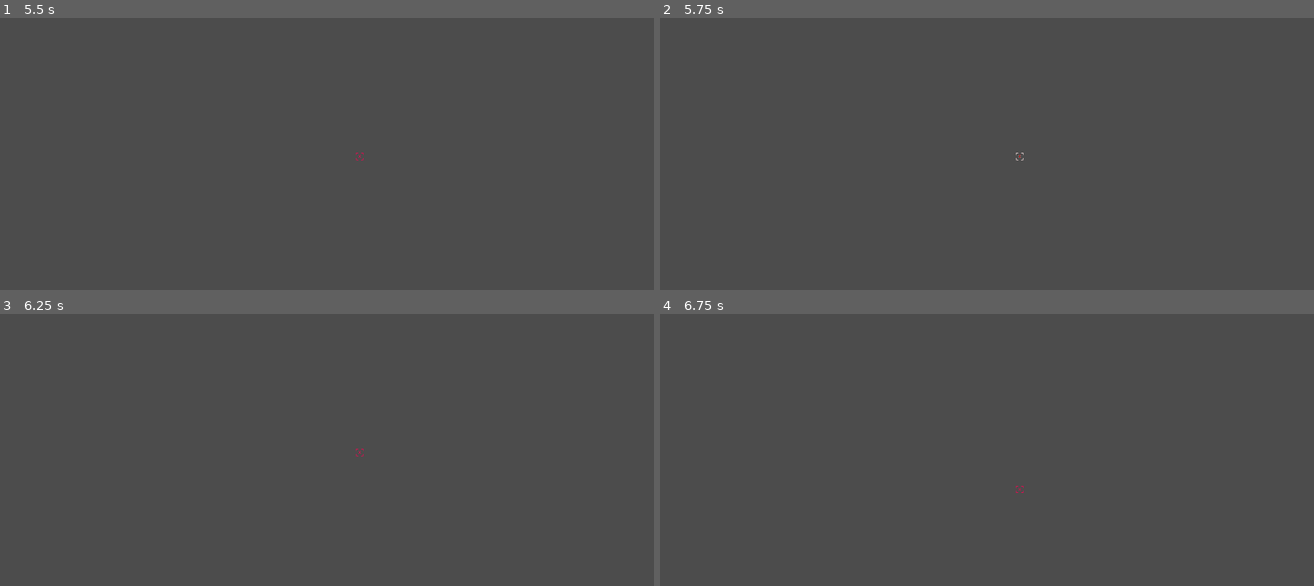
Above: before the commit, frames 1-4 (two rows, left to right).
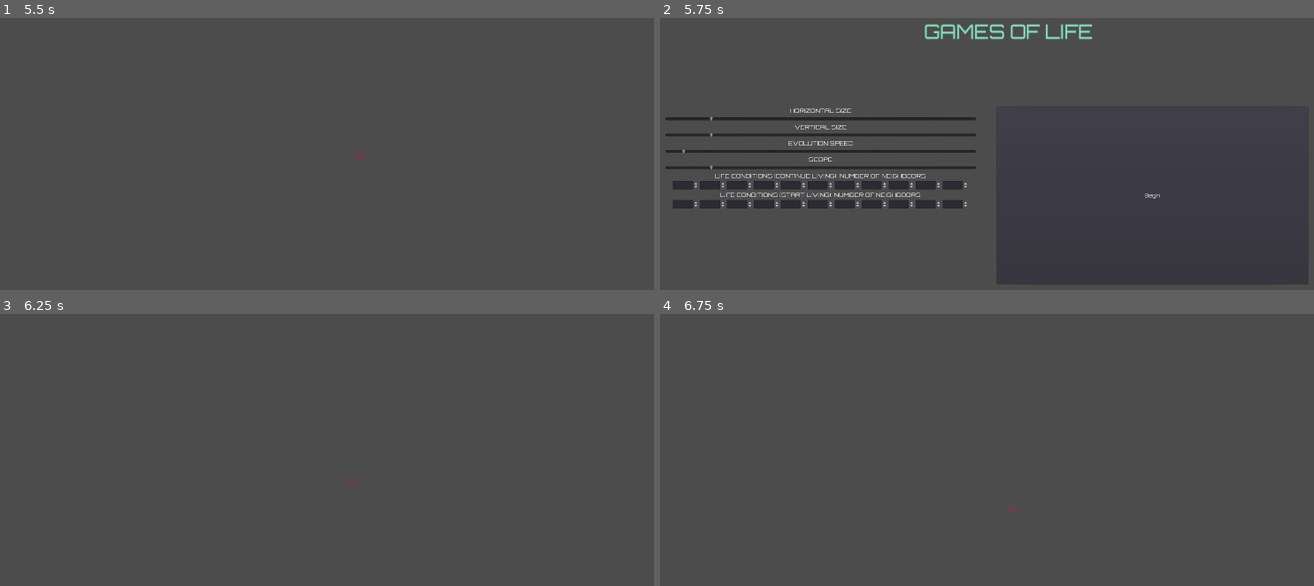
Above: after the commit, the same moments.

Repository: Synectome/GamesOfLife
Game: Godot game, scene res://Menu/Main.tscn
Same seed, same stepped clock (60 frames per second), same inputs: the game is played once before the commit and once after it.
Inputs (mouse positions are in pixels of both pictures, inside the frame that each line leads up to):
- Up to frame 1 (5.5 s): click "Begin" at 0.5 s; tap Enter (toggle_play) at 1.25, 2.75, 4.25 s; move the mouse to (503, 164) at 1.27 s; hold Right (ui_right) 1.28-2.03 s; hold C (clear, bound only after the commit) 1.28-2.03 s; tap Space (ui_select) at 1.52, 2, 2.27, 3.5, 3.77, 4.52, 5, 5.27 s; move the mouse to (209, 200) at 2.02 s; hold Down (ui_down) 2.03-2.78 s; tap Mouse wheel up (Zoom_In) at 2.1 s; tap C (clear, bound only after the commit) every 0.75 s from 2.3 to 5.3 s; move the mouse to (418, 105) at 2.77 s; hold Right (ui_right) 2.78-3.53 s; hold Mouse wheel down (Zoom_Out) 2.78-3.53 s; move the mouse to (313, 254) at 3.52 s; hold Up (ui_up) 3.53-4.28 s; tap S (camera_down) at 3.6 s; move the mouse to (562, 235) at 4.27 s; hold A (camera_left) 4.28-5.03 s; hold Left (ui_left) from 4.28 s (still down); tap Escape (minmaxScreen) at 4.9 s; move the mouse to (137, 129) at 5.02 s; tap D (camera_right) at 5.1 s
- Up to frame 2 (5.75 s): keep holding Left (ui_left); tap M (menu, bound only after the commit) at 5.65 s
- Up to frame 3 (6.25 s): release Left (ui_left) at 5.75 s; click (490, 490) at 5.75 s, where only the run after the commit has a clickable "Begin"
- Up to frame 4 (6.75 s): move the mouse to (1045, 479) at 6.52 s; hold Down (ui_down) from 6.53 s (still down); hold W (camera_up) from 6.53 s (still down)

Frame 1 is identical in both runs. In frame 2, 5.0% of the frame differs, in the area x 0-77%, y 2-71%; in frame 3, less than 0.1%; in frame 4, less than 0.1%.

Commit message:
deathlist neighboor array working

Diff:
--- a/CellTileMap.gd
+++ b/CellTileMap.gd
@@ -3,16 +3,13 @@
 
 const TILE_SIZE = 16
 
-#export(int) var width
-#export(int) var height
-#export(int) var speed
-#export(int) var scope
 var width = 128
 var height = 128
 var speed = 5
 var scope = 1
 var scope_list
 var neighboor_life_array: Array
+var neighboor_death_array: Array
 
 var playing = false
 var time = 0
@@ -71,6 +68,10 @@
 		cam.zoom_out(Vector2(0,0))
 	if event.is_action_pressed("minmaxScreen"):
 		OS.window_fullscreen = !OS.window_fullscreen
+	if event.is_action_pressed("menu"):
+		get_tree().change_scene("res://Menu/Main.tscn")
+	if event.is_action_pressed("clear"):
+		clear_field()
 
 
 func _process(delta):
@@ -100,7 +101,7 @@
 				else:
 					temp_field[x][y] = 0
 			else:
-				if live_neighbors in neighboor_life_array:
+				if live_neighbors in neighboor_death_array:
 					temp_field[x][y] = 1
 				else:
 					temp_field[x][y] = 0
@@ -128,6 +129,7 @@
 		scope = config.get_value("Algorithm", "scope", 2)
 		speed = config.get_value("Speed", "speed", 5)
 		neighboor_life_array = config.get_value("Algorithm", "life", [3,4])
+		neighboor_death_array = config.get_value("Algorithm", "death", [3,4])
 		print("Life array")
 		print(neighboor_life_array)
 #		return [height, width, scope, speed]
@@ -135,5 +137,7 @@
 		print("config.load() didn't work")
 
 
-#func live_cell_input(value):
-#	value = "3,5,7"
+func clear_field():
+	for x in range(width):
+		for y in range(height):
+			set_cell(x, y, 0)
--- a/Level.gd
+++ b/Level.gd
@@ -9,16 +9,4 @@
 	var Map : TileMap = get_node("TileMap")
 	var width = Map.width * 8
 	var height = Map.height * 8
-#	print(width)
-#	print(height)
 	player.set_position(Vector2(width, height))
-
-
-#func load_settings():
-#	var config = ConfigFile.new()
-#	var err = config.load("user://settings.cfg")
-#	if err == OK: # If not, something went wrong with the file loading
-#		config.get_value("Map", "length", height)
-#		config.get_value("Map", "width", width)
-#		config.get_value("Algorithm", "scope", scope)
-#		config.get_value("Speed", "speed", speed)
--- a/Menu/MainMenu.gd
+++ b/Menu/MainMenu.gd
@@ -4,7 +4,9 @@
 export (int)var vertical_size setget _on_VerticalSize_value_changed
 export (int)var evolution_speed setget _on_EvolutionSpeed_value_changed
 export (int)var scope setget _on_Scope_value_changed
+
 export(Array, int) var neighboor_life_array = []
+export(Array, int) var neighboor_death_array = []
 
 var l_box_1 : int
 var l_box_2 : int
@@ -17,6 +19,17 @@
 var l_box_9 : int
 var l_box_10 : int
 var l_box_11 : int
+var d_box_1 : int
+var d_box_2 : int
+var d_box_3 : int
+var d_box_4 : int
+var d_box_5 : int
+var d_box_6 : int
+var d_box_7 : int
+var d_box_8 : int
+var d_box_9 : int
+var d_box_10 : int
+var d_box_11 : int
 
 onready var horizontal_label: Label = $VBoxSliders/VBoxContainer/HorizontalSizeLabel
 onready var vertical_label: Label = $VBoxSliders/VBoxContainer2/VerticalSizeLabel
@@ -65,10 +78,13 @@
 	config.set_value("Algorithm", "scope", scope)
 	config.set_value("Speed", "speed", speed)
 	config.set_value("Algorithm", "life", neighboor_life_array)
+	config.set_value("Algorithm", "death", neighboor_death_array)
 
 	config.save("user://settings.cfg")
 
-
+func _input(event):
+	if event.is_action_pressed("minmaxScreen"):
+		OS.window_fullscreen = !OS.window_fullscreen
 
 ######################################
 #### - input for neighbor/life - #####
@@ -96,6 +112,28 @@
 		neighboor_life_array.append(l_box_10)
 	if l_box_11:
 		neighboor_life_array.append(l_box_11)
+	if d_box_1:
+		neighboor_death_array.append(d_box_1)
+	if d_box_2:
+		neighboor_death_array.append(d_box_2)
+	if d_box_3:
+		neighboor_death_array.append(d_box_3)
+	if d_box_4:
+		neighboor_death_array.append(d_box_4)
+	if d_box_5:
+		neighboor_death_array.append(d_box_5)
+	if d_box_6:
+		neighboor_death_array.append(d_box_6)
+	if d_box_7:
+		neighboor_death_array.append(d_box_7)
+	if d_box_8:
+		neighboor_death_array.append(d_box_8)
+	if d_box_9:
+		neighboor_death_array.append(d_box_9)
+	if d_box_10:
+		neighboor_death_array.append(d_box_10)
+	if d_box_11:
+		neighboor_death_array.append(d_box_11)
 
 func _on_SpinBox_value_changed(value):
 	l_box_1 = value
@@ -142,44 +180,44 @@
 
 ###### Start of the death list #####
 func _on_SpinBoxDead_value_changed(value):
-	pass # Replace with function body.
+	d_box_1 = value
 
 
 func _on_SpinBoxDead2_value_changed(value):
-	pass # Replace with function body.
+	d_box_2 = value
 
 
 func _on_SpinBoxDead3_value_changed(value):
-	pass # Replace with function body.
+	d_box_3 = value
 
 
 func _on_SpinBoxDead4_value_changed(value):
-	pass # Replace with function body.
+	d_box_4 = value
 
 
 func _on_SpinBoxDead5_value_changed(value):
-	pass # Replace with function body.
+	d_box_5 = value
 
 
 func _on_SpinBoxDead6_value_changed(value):
-	pass # Replace with function body.
+	d_box_6 = value
 
 
 func _on_SpinBoxDead7_value_changed(value):
-	pass # Replace with function body.
+	d_box_7 = value
 
 
 func _on_SpinBoxDead8_value_changed(value):
-	pass # Replace with function body.
+	d_box_8 = value
 
 
 func _on_SpinBoxDead9_value_changed(value):
-	pass # Replace with function body.
+	d_box_9 = value
 
 
 func _on_SpinBoxDead10_value_changed(value):
-	pass # Replace with function body.
+	d_box_10 = value
 
 
 func _on_SpinBoDeadx11_value_changed(value):
-	pass # Replace with function body.
+	d_box_11 = value
--- a/project.godot
+++ b/project.godot
@@ -122,6 +122,16 @@
 "events": [ Object(InputEventKey,"resource_local_to_scene":false,"resource_name":"","device":0,"alt":false,"shift":false,"control":false,"meta":false,"command":false,"pressed":false,"scancode":68,"unicode":0,"echo":false,"script":null)
  ]
 }
+menu={
+"deadzone": 0.5,
+"events": [ Object(InputEventKey,"resource_local_to_scene":false,"resource_name":"","device":0,"alt":false,"shift":false,"control":false,"meta":false,"command":false,"pressed":false,"scancode":77,"unicode":0,"echo":false,"script":null)
+ ]
+}
+clear={
+"deadzone": 0.5,
+"events": [ Object(InputEventKey,"resource_local_to_scene":false,"resource_name":"","device":0,"alt":false,"shift":false,"control":false,"meta":false,"command":false,"pressed":false,"scancode":67,"unicode":0,"echo":false,"script":null)
+ ]
+}
 
 [physics]
 
Not shown, added: Game Notes
